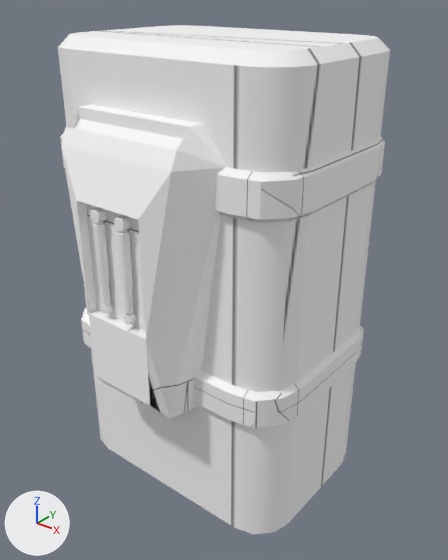
Before and after pictures for a commit that changed the OBJ model models/item/armor/multi_right_leg.obj.
The view is the same before and after, from a camera (50 mm lens) standing at (7.61, -8.19, 9.61) and looking at (0.4, 0.82, 4.02). Every picture has the same lights, and +X, +Y and +Z are marked at lower left. Where no turn or scale is listed for an object, it has been applied to the vertices.

In view in the first picture: 'custom_left_leg.001_Cube_Cube.001'.
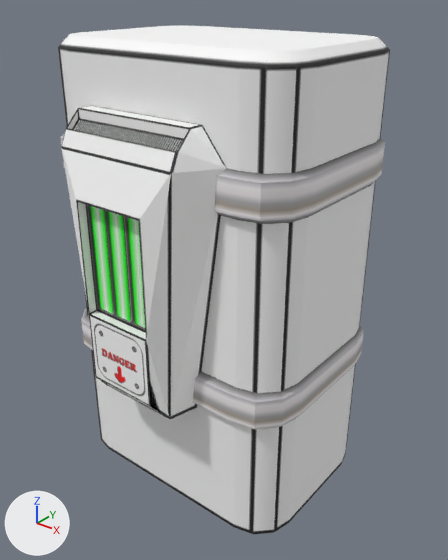
Where the change shows, as pixel boxes (x1, y1, x2, y2) in the pictures (448 x 560 px; the box of a moved part takes in the faces that stretch with it):
'custom_left_leg.001_Cube_Cube.001', surface changed, reshaped: before (58, 25, 390, 534); after (58, 26, 390, 535)
part 1 of me_custom_left_leg_001_cube_cube_001, moved or reshaped: before (61, 104, 227, 419); after (62, 106, 226, 420)
part 2 of me_custom_left_leg_001_cube_cube_001, moved or reshaped: (81, 308, 364, 429) in both
part 3 of me_custom_left_leg_001_cube_cube_001, moved or reshaped: before (60, 131, 385, 223); after (60, 133, 385, 224)
part 4 of me_custom_left_leg_001_cube_cube_001, deleted: before (90, 208, 136, 325)
part 5 of me_custom_left_leg_001_cube_cube_001, surface changed: (58, 35, 390, 534) in both

The change, as a diff of the scene's bpy script:
```diff
--- a/models/item/armor/multi_right_leg.obj.py
+++ b/models/item/armor/multi_right_leg.obj.py
@@ img_multi_leg @@
+img_multi_leg = load_image('multi_leg', '../../../textures/armors/multi_leg.png', 1024, 1024, 'sRGB')
@@ mat_none_002 @@
 mat_none_002 = principled_material('None.002')
-mat_none_002.texture = img_multi_right_leg
-mat_none_002.roughness = 0.69
+mat_none_002.texture = img_multi_leg
+mat_none_002.roughness = 0.696
@@ me_custom_left_leg_001_cube_cube_001 @@
 # used by ob_custom_left_leg_001_cube_cube_001; location = (0.0, 0.0, 0.0)
-me_custom_left_leg_001_cube_cube_001.from_pydata(...)  # 1372 vertices, 1003 faces; spans x -2.68..2.88, y -1.83..2.97, z -0.7..8.7
+me_custom_left_leg_001_cube_cube_001.from_pydata(...)  # 220 vertices, 211 faces; spans x -2.68..2.89, y -1.83..2.97, z -0.7..8.7
+# me_custom_left_leg_001_cube_cube_001 part 1: the loose piece of 34 vertices spanning x -1.78..1.78, y -1.83..-0.83, z 2.1..7.6 is moved by (0.0, 0.0, -0.02)
+# me_custom_left_leg_001_cube_cube_001 part 2: the loose piece of 60 vertices spanning x -2.68..2.88, y -0.96..2.97, z 2.2..3.0 is moved by (0.0, 0.0, -0.02)
+# me_custom_left_leg_001_cube_cube_001 part 3: the loose piece of 60 vertices spanning x -2.68..2.88, y -0.96..2.97, z 6.2..7.0 is moved by (0.0, 0.0, -0.02)
+# me_custom_left_leg_001_cube_cube_001 part 4: 12 loose pieces with 1152 vertices, spanning x -0.42..0.42, y -1.82..-1.62, z 4.11..6.11, are deleted
+# me_custom_left_leg_001_cube_cube_001 part 5: 80 kept faces spanning x -2.6..2.8, y -0.83..2.97, z -0.7..8.7 get new texture (UV) coordinates
 me_custom_left_leg_001_cube_cube_001.materials.append(mat_none_002)
```
